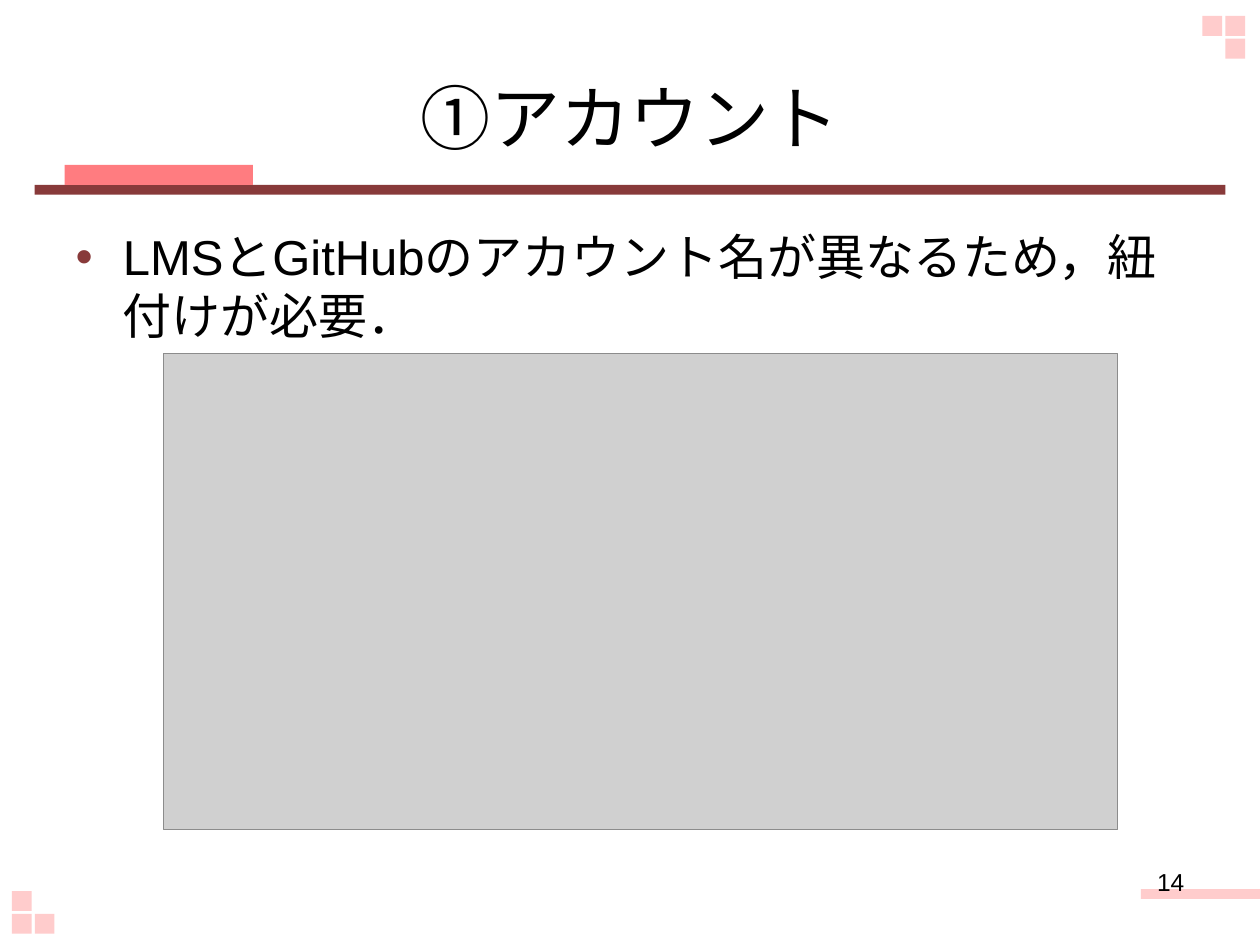
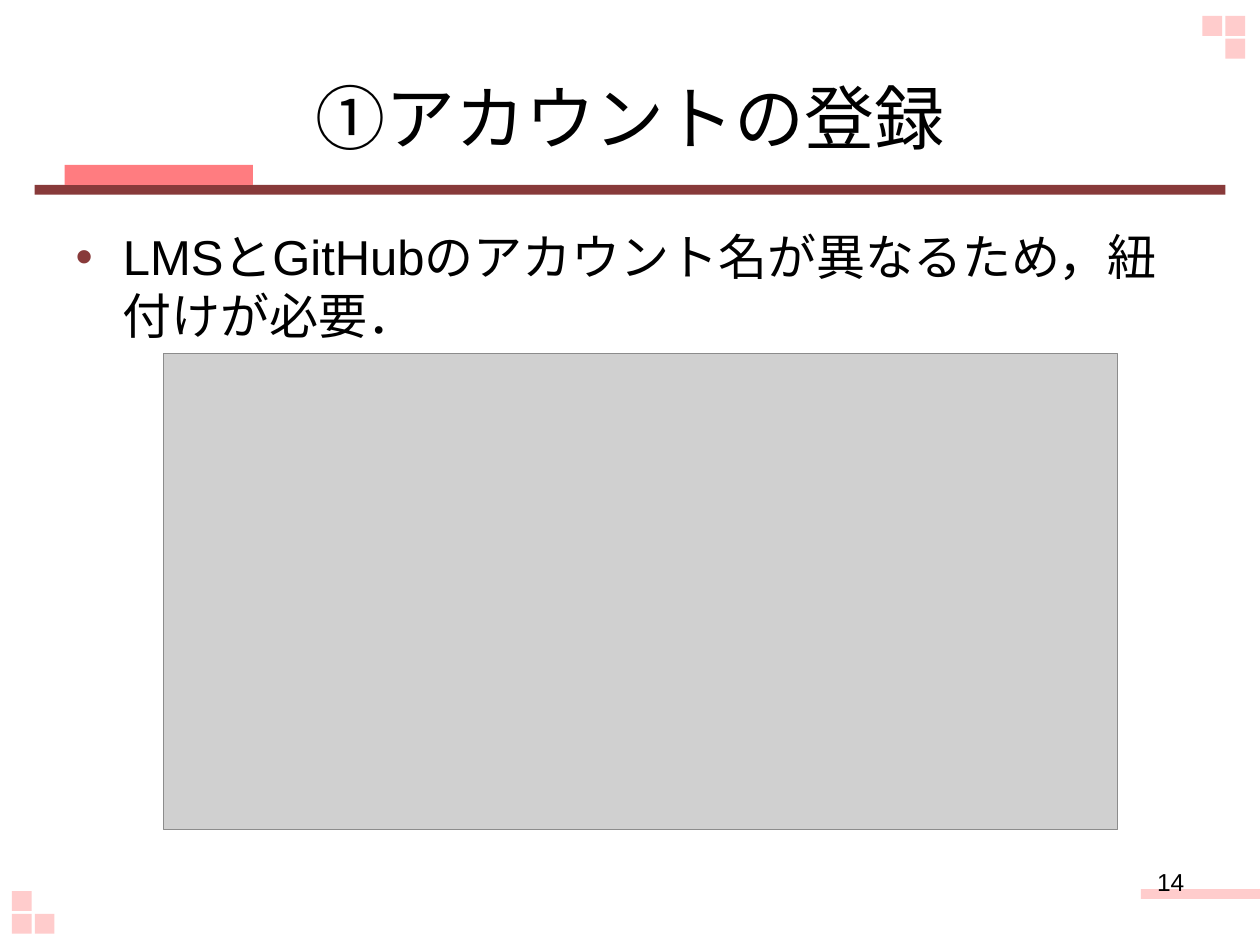
Before and after one commit to keimatsui/kadai, a slide deck: slide 14 of 卒業論文/2012/野口杏子/最終発表.pptx. Drawn at 1260x945 pixels with LibreOffice and Linux fonts; fonts in the diff are those of the drawing; grey boxes stand for pictures. Boxes give left, top, right and bottom in pixels: in the first picture for what was removed or moved away, otherwise in the second. Text is boxed around its words. In the diff, an @@ line names an element or a change of style, - is before the commit and + after.

```diff
--- a/卒業論文/2012/野口杏子/最終発表.pptx
+++ b/卒業論文/2012/野口杏子/最終発表.pptx
@@ title at (315,84,944,150): text changed @@
-①アカウント
+①アカウントの登録
```
Also in this commit, not shown: 4 other slides changed.
